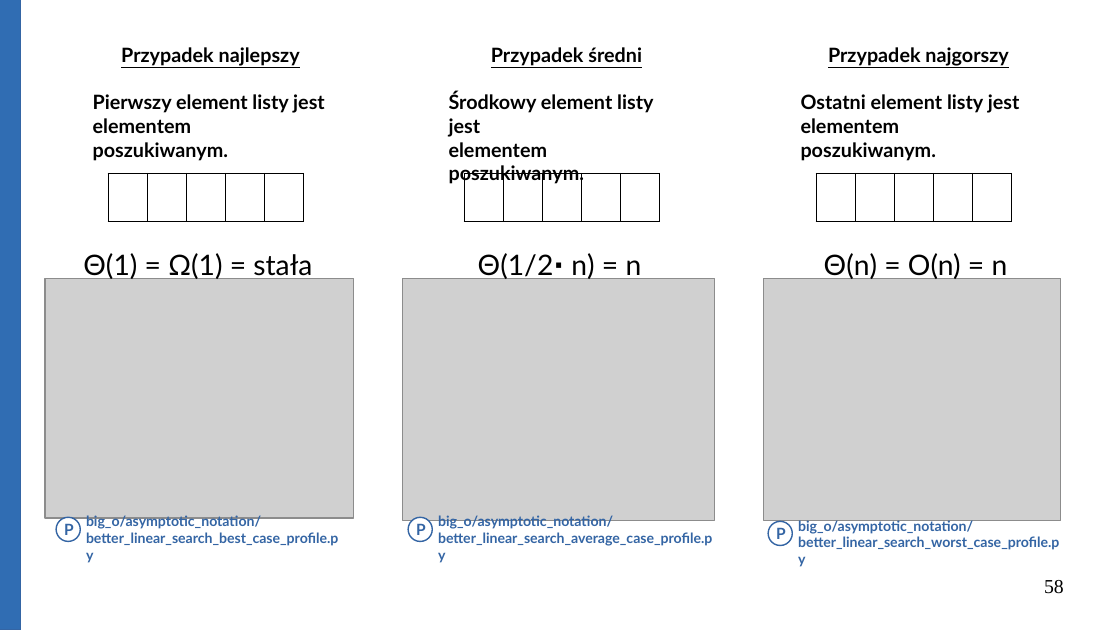
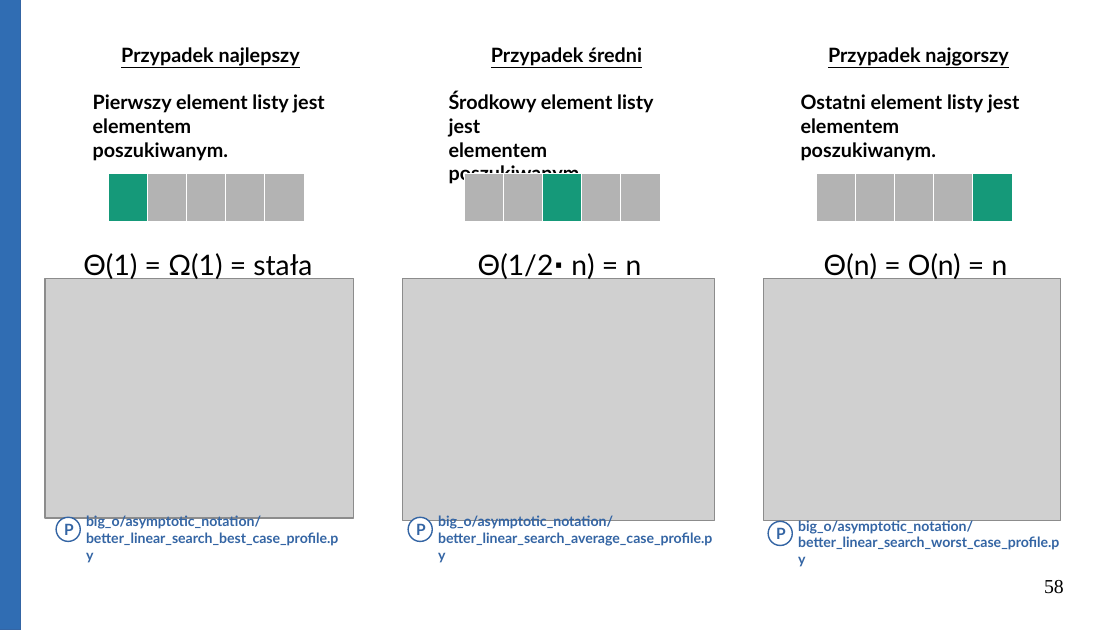
Before and after one commit to Michael-Wisniewski/algorithmic-workshop, a slide deck: slide 58 of gotowa.odp. Drawn at 1120x630 pixels with LibreOffice and Linux fonts; fonts in the diff are those of the drawing; grey boxes stand for pictures. Boxes give left, top, right and bottom in pixels: in the first picture for what was removed or moved away, otherwise in the second. Text is boxed around its words. In the diff, an @@ line names an element or a change of style, - is before the commit and + after.

```diff
--- a/gotowa.odp
+++ b/gotowa.odp
@@ table at (108, 173, 306, 221) @@
@@ borders changed @@
@@ table at (464, 173, 663, 221) @@
@@ borders changed @@
@@ table at (816, 173, 1014, 221) @@
@@ borders changed @@
```
Also in this commit, not shown: 4 other slides changed, 1 slide added, 1 slide removed, 1 other file.
